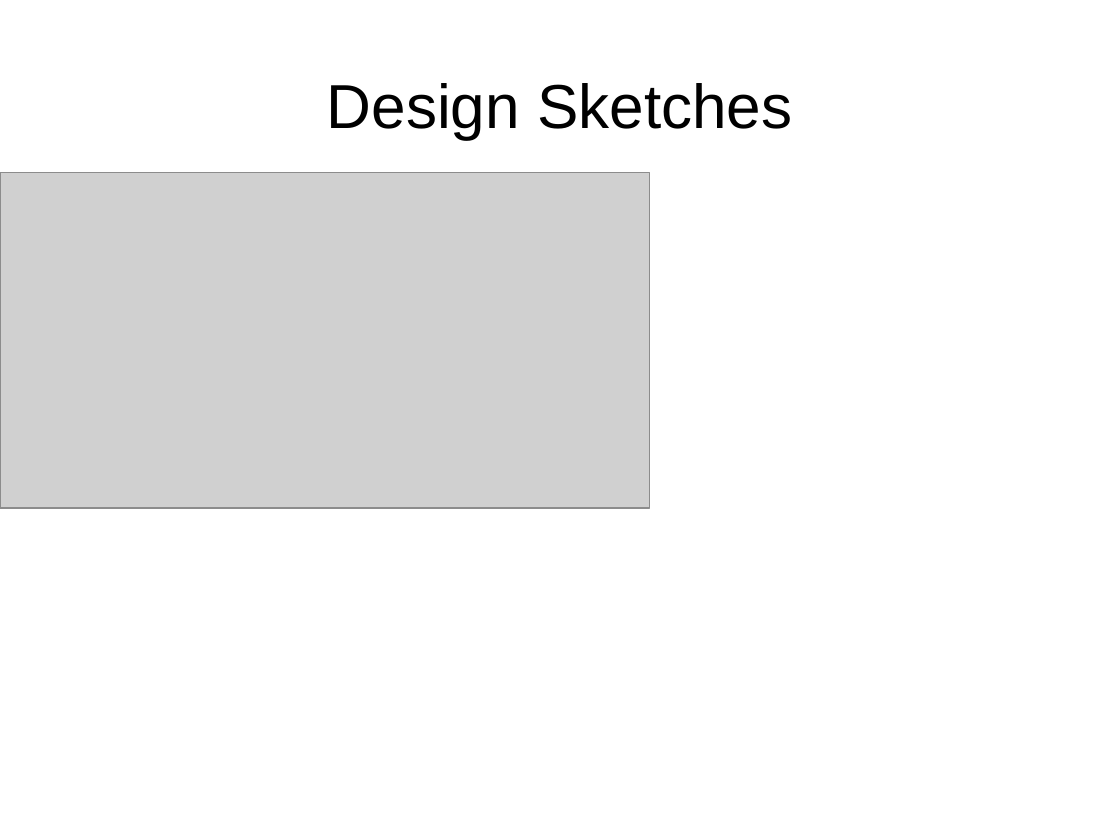
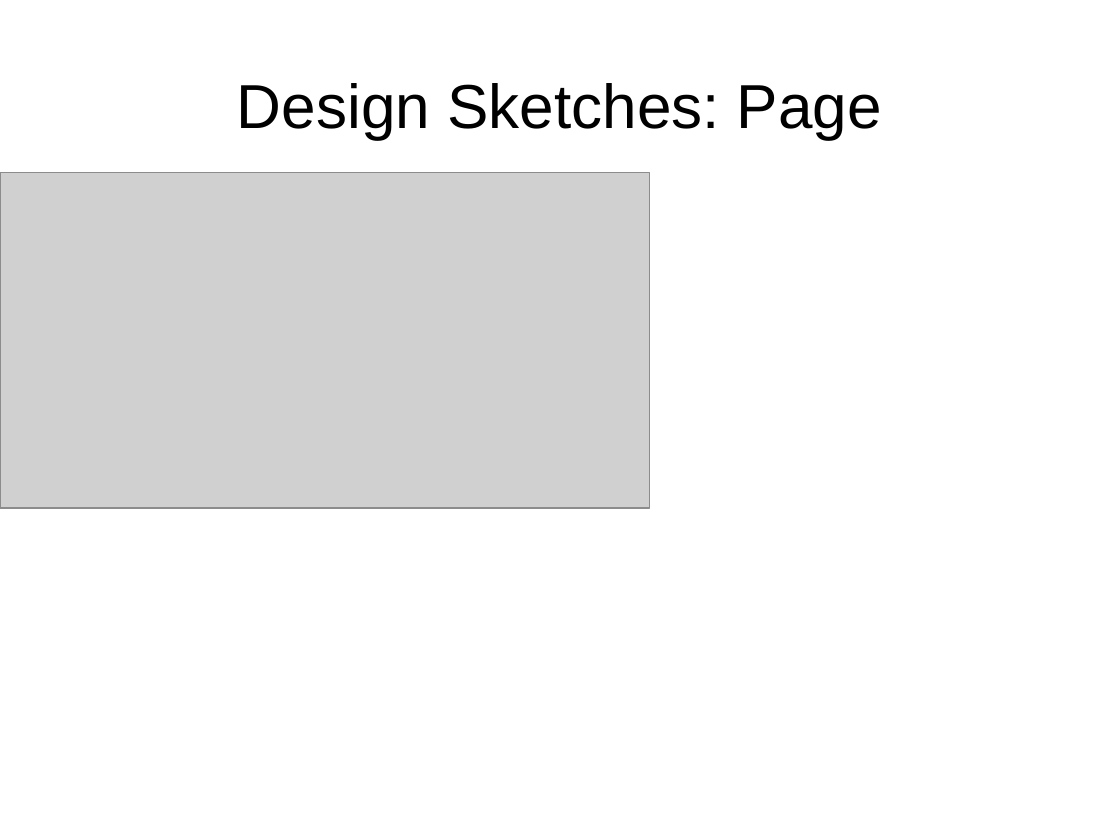
Before and after one commit to seachel/Treehehe, a slide deck: slide 5 of Presentation/VA_presentation.odp. Drawn at 1120x840 pixels with LibreOffice and Linux fonts; fonts in the diff are those of the drawing; grey boxes stand for pictures. Boxes give left, top, right and bottom in pixels: in the first picture for what was removed or moved away, otherwise in the second. Text is boxed around its words. In the diff, an @@ line names an element or a change of style, - is before the commit and + after.

Commit message:
Work on presentation: design sketches

```diff
--- a/Presentation/VA_presentation.odp
+++ b/Presentation/VA_presentation.odp
@@ title at (237, 83, 882, 139): text changed @@
-Design Sketches
+Design Sketches: Page
```
Also in this commit, not shown: 1 slide added.
